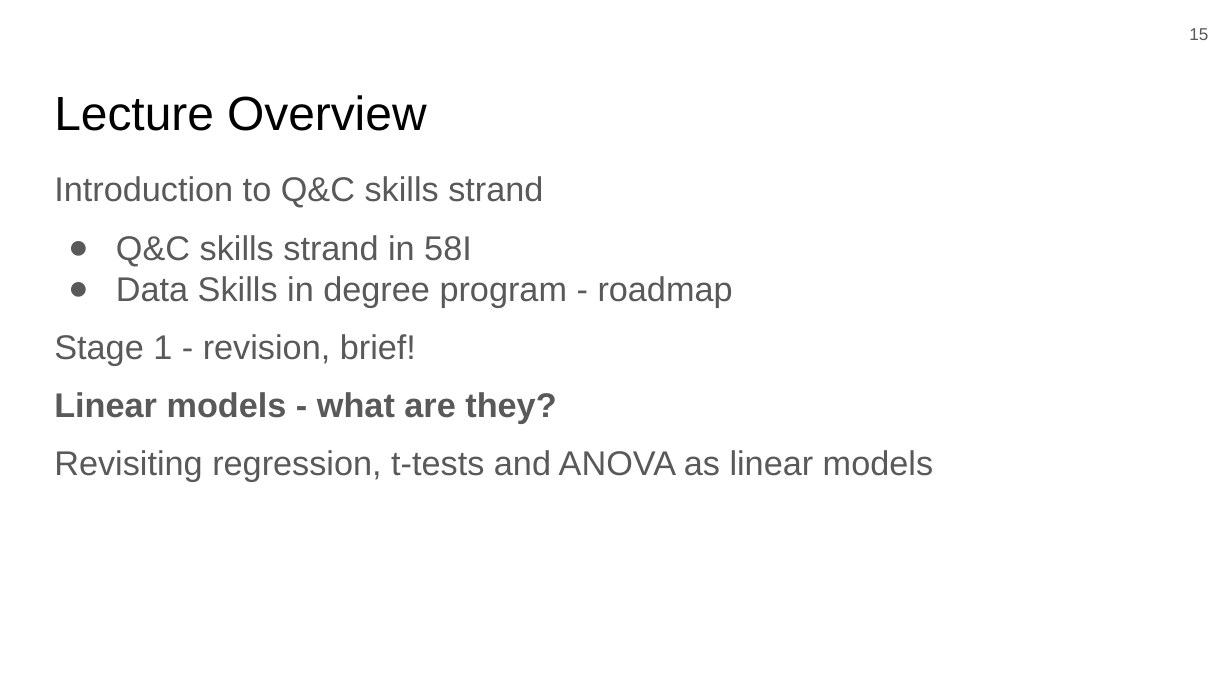
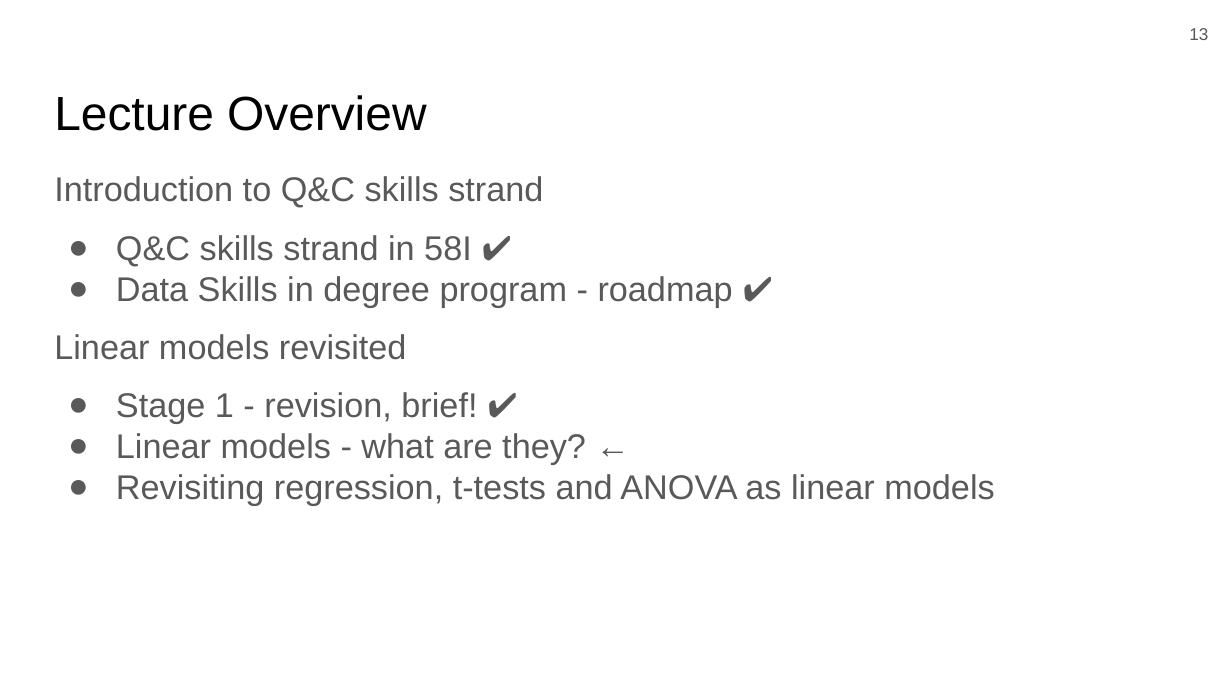
Before and after one commit to 3mmaRand/58I_quant_and_comp_2019, a slide deck: slide 13 of slides/introduction_2019.pptx (slide 15 before the commit). Drawn at 1232x693 pixels with LibreOffice and Linux fonts; fonts in the diff are those of the drawing; background and template pictures are left out. Boxes give left, top, right and bottom in pixels: in the first picture for what was removed or moved away, otherwise in the second. Text is boxed around its words. In the diff, an @@ line names an element or a change of style, - is before the commit and + after.

```diff
--- a/slides/introduction_2019.pptx
+++ b/slides/introduction_2019.pptx
@@ page number at [1189, 28, 1208, 40]: text changed @@
-15
+13
@@ text at [54, 235, 733, 465]: text changed @@
-● Q&C skills strand in 58I
-● Data Skills in degree program - roadmap
-Stage 1 - revision, brief!
-Linear models - what are they?
+● Q&C skills strand in 58I ✔
+● Data Skills in degree program - roadmap ✔
+Linear models revisited
+● Stage 1 - revision, brief! ✔
+● Linear models - what are they? ←
@@ text at [116, 474, 994, 506]: bullet none to ●; less space between paragraphs @@
```
Also in this commit, not shown: 8 other slides changed, 2 slides removed, 3 other files.
